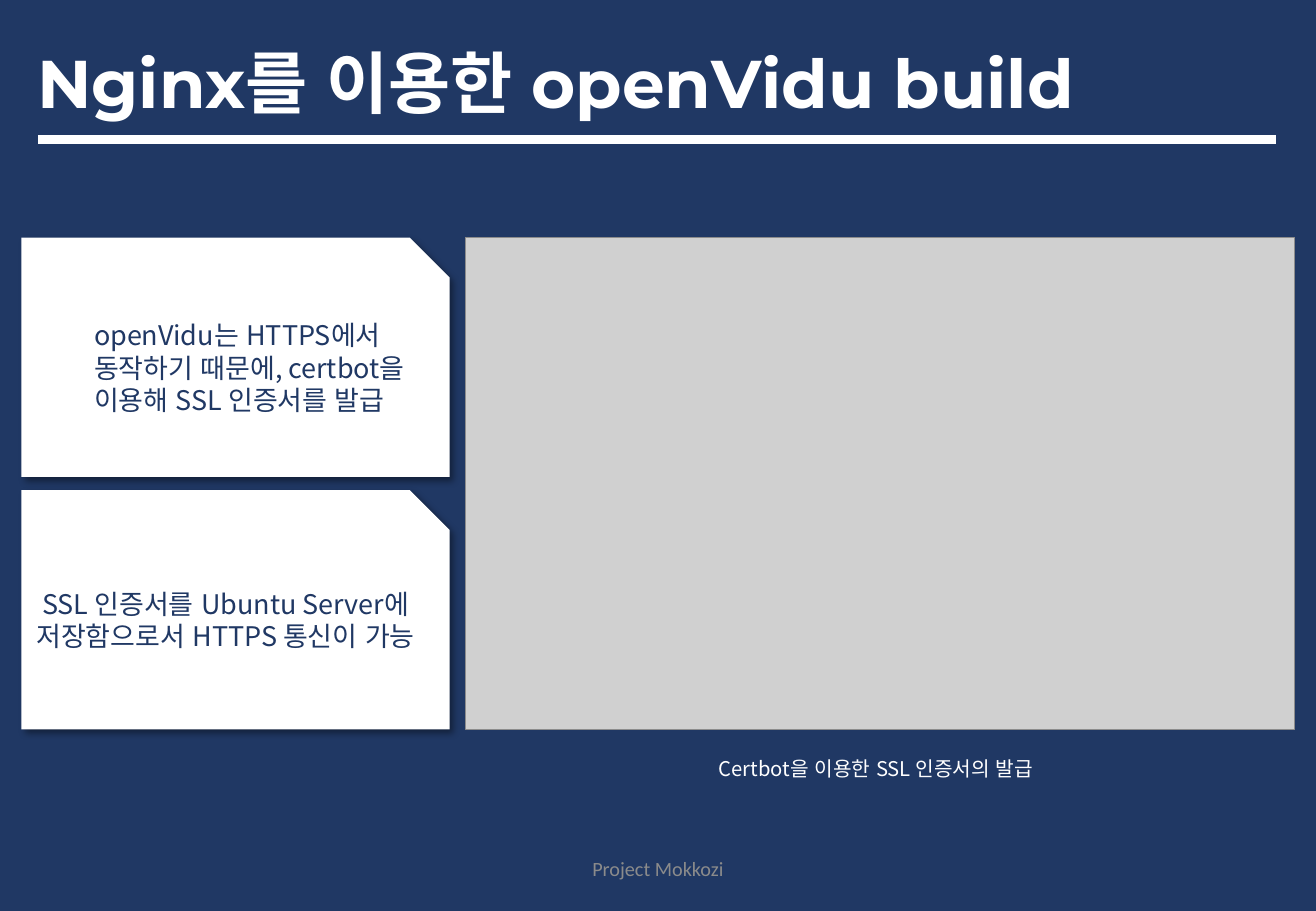
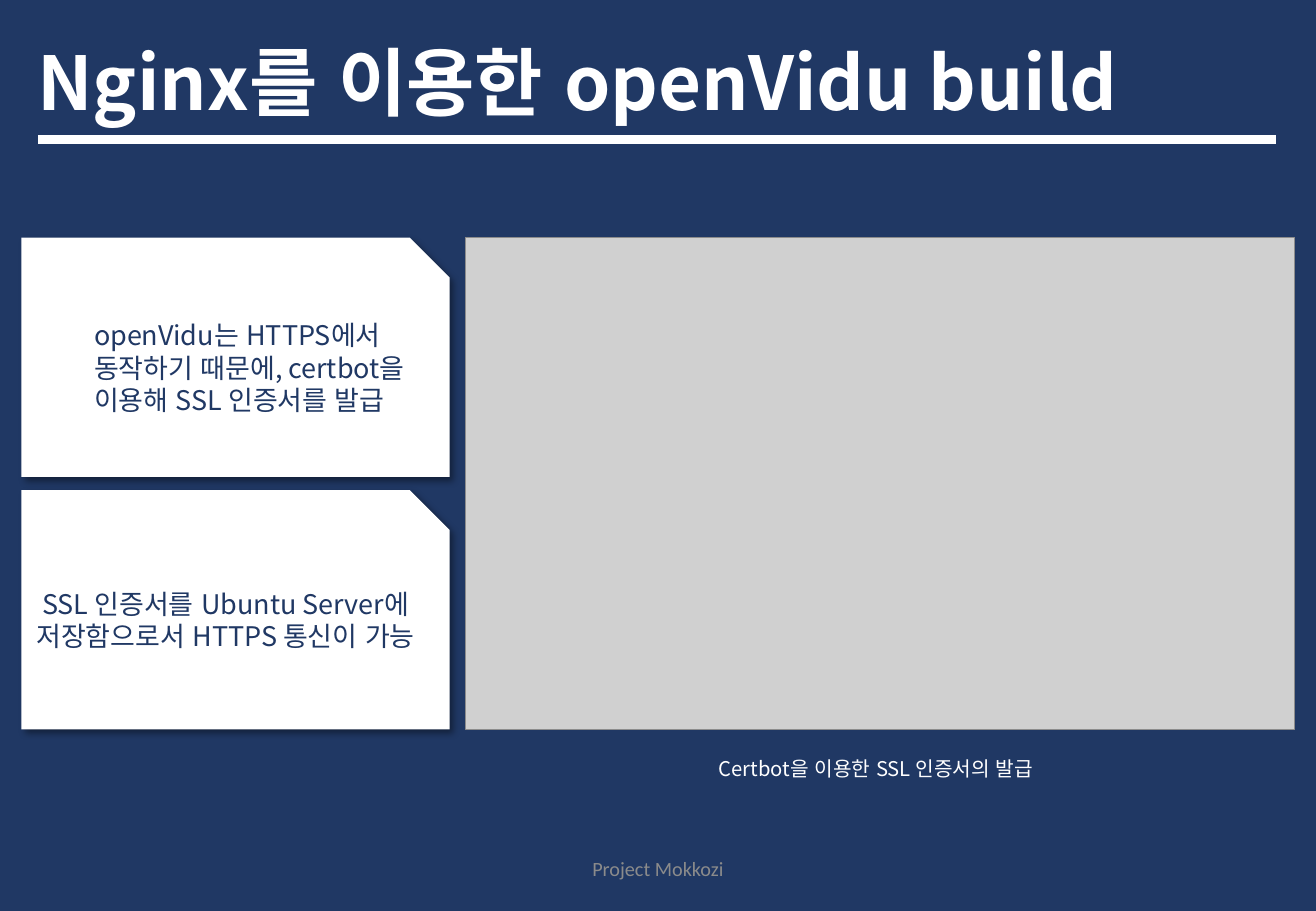
Before and after one commit to tofan0412/Algorithm, a slide deck: slide 5 of 취준/조웅현_프로젝트포트폴리오.pptx. Drawn at 1316x911 pixels with LibreOffice and Linux fonts; fonts in the diff are those of the drawing; grey boxes stand for pictures. Boxes give left, top, right and bottom in pixels: in the first picture for what was removed or moved away, otherwise in the second. Text is boxed around its words. In the diff, an @@ line names an element or a change of style, - is before the commit and + after.

```diff
--- a/취준/조웅현_프로젝트포트폴리오.pptx
+++ b/취준/조웅현_프로젝트포트폴리오.pptx
@@ title "Nginx를 이용한 openVidu build" at <box>37,47,1118,128</box>: size 40 to 44 pt, font Montserrat to Noto Sans CJK KR @@
```
Also in this commit, not shown: 16 other slides changed, 3 other files.
